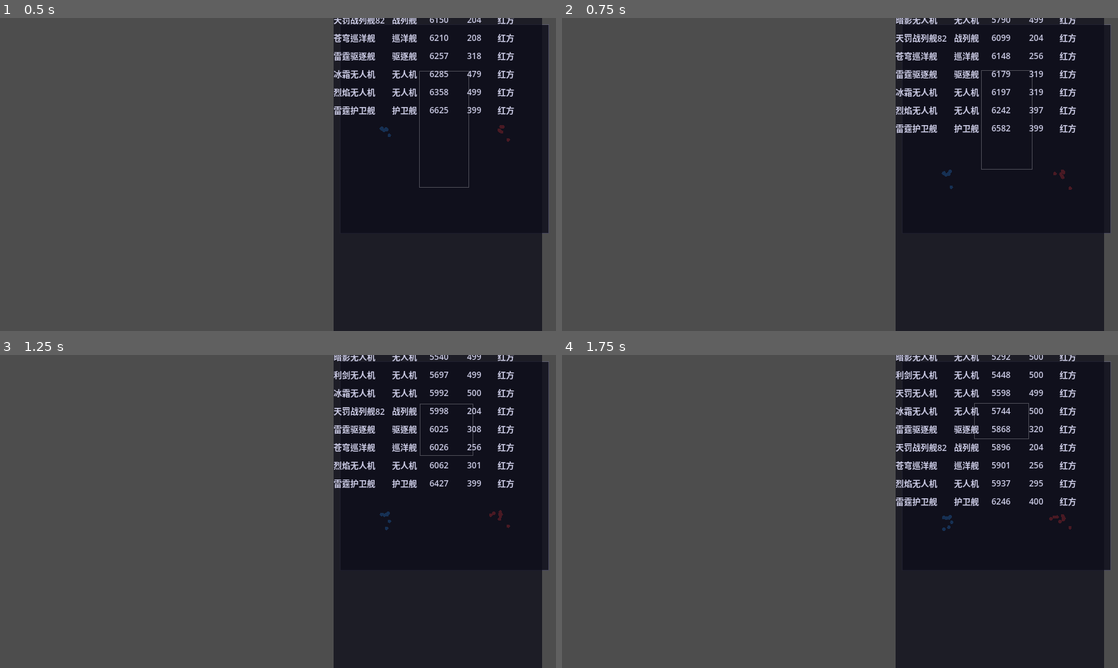
Above: before the commit, frames 1-4 (two rows, left to right).
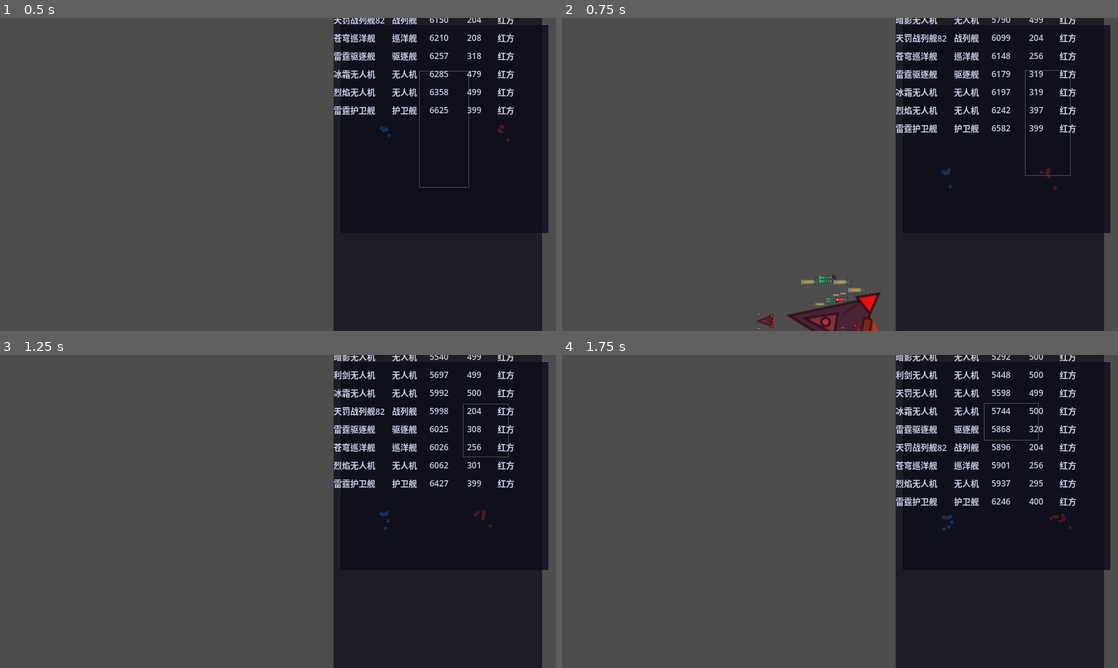
Above: after the commit, the same moments.

Repository: ZhanXuzhao/SpaceRTS
Game: Godot game, scene res://scenes/main.tscn
Two runs of this game, one before a commit and one after it. Both use one fixed random seed, a clock stepped at 60 frames per second and the inputs below.
Inputs (mouse positions are in pixels of both pictures, inside the frame that each line leads up to):
- Up to frame 1 (0.5 s): no input
- Up to frame 2 (0.75 s): click (1001, 21) at 0.52 s
- Up to frame 3 (1.25 s): no input
- Up to frame 4 (1.75 s): click (1001, 376) at 1.27 s

Frame 1 is identical in both runs. In frame 2, 1.8% of the frame differs, in the area x 35-92%, y 16-100%; in frame 3, 0.2%; in frame 4, 0.1%.

Commit message:
fix: main.gd _input 中检测鼠标在UI控件上时跳过场景事件，防止总览点击穿透

Diff:
--- a/scripts/hud.gd
+++ b/scripts/hud.gd
@@ -516,9 +516,7 @@
 		bg_pressed.bg_color = Color(0.3, 0.45, 0.6, 0.5)
 		row.add_theme_stylebox_override("pressed", bg_pressed)
 
-		# 左键点击
-		row.pressed.connect(_on_overview_row_pressed.bind(unit))
-		# 右键点击（通过 gui_input）
+		# 左键/右键点击（通过 gui_input 阻止穿透到场景）
 		row.gui_input.connect(_on_overview_row_gui_input.bind(unit))
 
 		_overview_rows.add_child(row)
@@ -533,20 +531,16 @@
 
 # ==================== 太空总览点击处理 ====================
 
-## 左键点击总览行
-func _on_overview_row_pressed(unit: Unit) -> void:
-	if main == null or not is_instance_valid(unit) or unit.hull <= 0:
-		return
-	main.on_overview_unit_clicked(unit, false)
-
-
-## 右键点击总览行
+## 左键/右键点击总览行
 func _on_overview_row_gui_input(event: InputEvent, unit: Unit) -> void:
 	if main == null or not is_instance_valid(unit) or unit.hull <= 0:
 		return
-	if event is InputEventMouseButton and event.pressed and event.button_index == MOUSE_BUTTON_RIGHT:
-		main.on_overview_unit_clicked(unit, true)
+	if event is InputEventMouseButton and event.pressed:
 		get_viewport().set_input_as_handled()
+		if event.button_index == MOUSE_BUTTON_RIGHT:
+			main.on_overview_unit_clicked(unit, true)
+		elif event.button_index == MOUSE_BUTTON_LEFT:
+			main.on_overview_unit_clicked(unit, false)
 
 
 # ==================== 排序 ====================
--- a/scripts/main.gd
+++ b/scripts/main.gd
@@ -230,6 +230,10 @@
 					_restart_game()
 				KEY_Q:
 					get_tree().quit()
+		return
+
+	# ---- 鼠标在 UI 控件上时，鼠标事件不穿透到游戏场景 ----
+	if event is InputEventMouseButton and get_viewport().gui_get_hovered_control() != null:
 		return
 
 	# ---- F5：快速重新开始 ----
